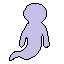
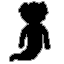
Layer changes from the first 64x64 image to the second:
renamed "Layer 1" to "remnant_1", hid it over (9, 3, 50, 61)
added layer "remnant_2" over (10, 2, 50, 61)
